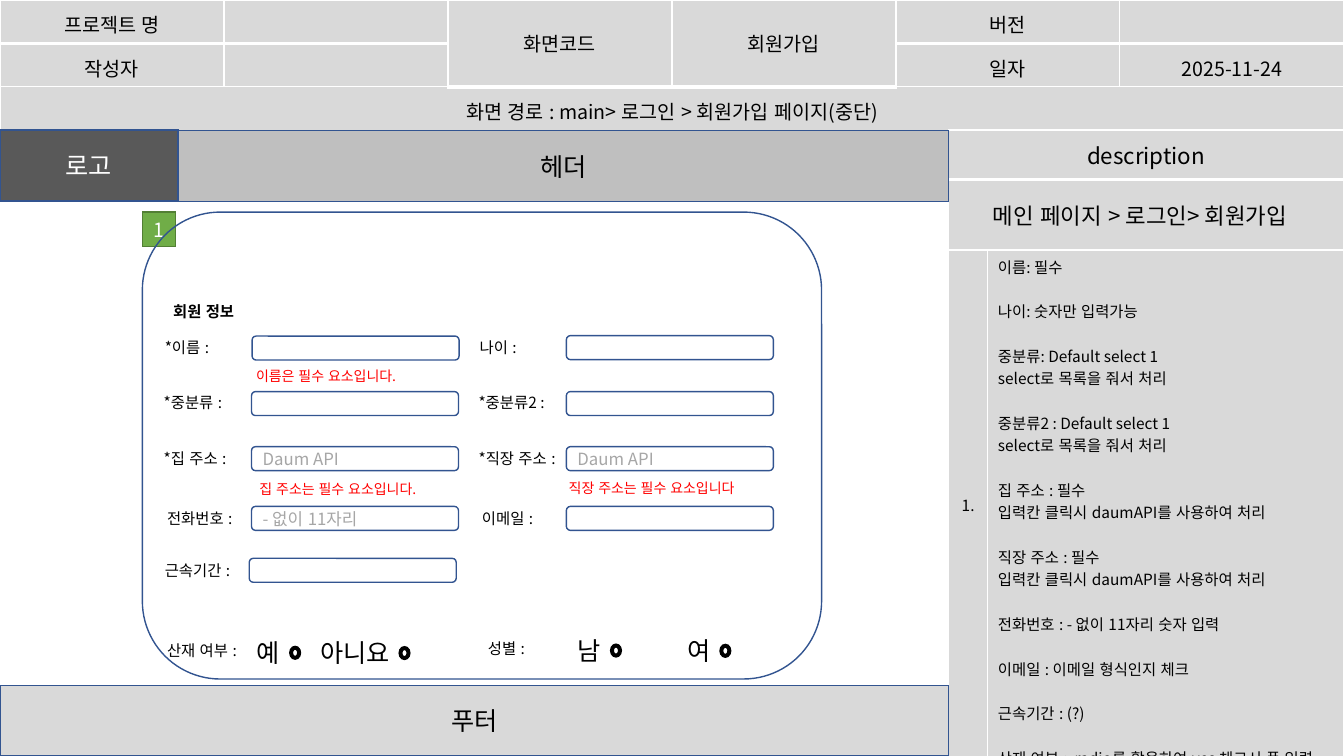
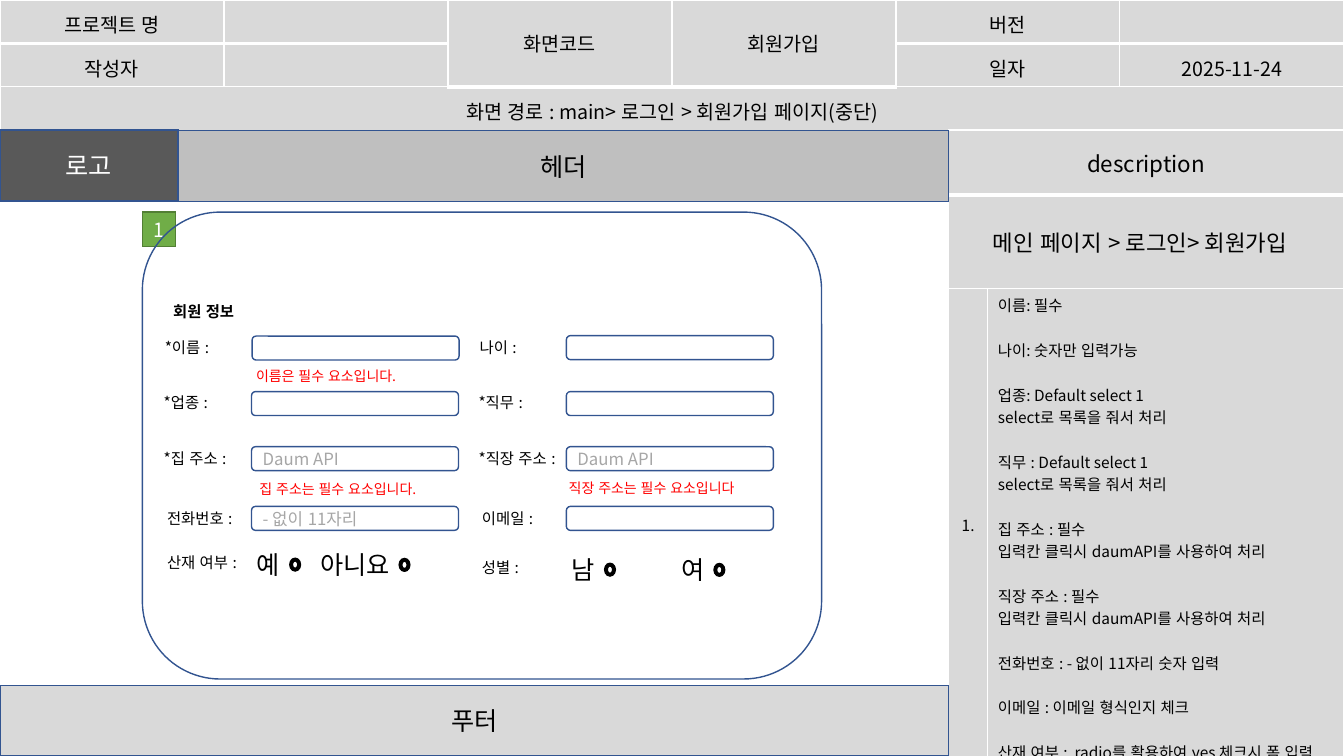
Before and after one commit to imyongchan/source, a slide deck: slide 14 of 스토리보드- 11.20/스토리보드_종합중.pptx (slide 17 before the commit). Drawn at 1344x756 pixels with LibreOffice and Linux fonts; fonts in the diff are those of the drawing. Boxes give left, top, right and bottom in pixels: in the first picture for what was removed or moved away, otherwise in the second. Text is boxed around its words. In the diff, an @@ line names an element or a change of style, - is before the commit and + after.

Commit message:
11/27 산재통계부분 수정

```diff
--- a/스토리보드- 11.20/스토리보드_종합중.pptx
+++ b/스토리보드- 11.20/스토리보드_종합중.pptx
@@ table at (x1=949, y1=130, x2=1344, y2=756) @@
-row 3, column 2: 이름: 필수 / 나이: 숫자만 입력가능 / 중분류: Default select 1 / select로 목록을 줘서 처리 / 중분류2 : Default select 1 / select로 목록을 줘서 처리 / 집 주소 : 필수 / 입력칸 클릭시 daumAPI를 사용하여 처리 / 직장 주소 : 필수 / 입력칸 클릭시 daumAPI를 사용하여 처리 / 전화번호 : - 없이 11자리 숫자 입력 / 이메일 : 이메일 형식인지 체크 / 근속기간 : (?) / 산재 여부 : radio를 활용하여 yes 체크시 폼 입력 가능하게 하기 / 성별 : radio로 남/여 체크
+row 3, column 2: 이름: 필수 / 나이: 숫자만 입력가능 / 업종: Default select 1 / select로 목록을 줘서 처리 / 직무 : Default select 1 / select로 목록을 줘서 처리 / 집 주소 : 필수 / 입력칸 클릭시 daumAPI를 사용하여 처리 / 직장 주소 : 필수 / 입력칸 클릭시 daumAPI를 사용하여 처리 / 전화번호 : - 없이 11자리 숫자 입력 / 이메일 : 이메일 형식인지 체크 / 산재 여부 : radio를 활용하여 yes 체크시 폼 입력 가능하게 하기 / 성별 : radio로 남/여 체크
@@ text at (x1=164, y1=395, x2=200, y2=409): text changed @@
-*중분류 :
+*업종 :
@@ text at (x1=479, y1=395, x2=515, y2=409): text changed @@
-*중분류2 :
+*직무 :
@@ text removed at (x1=165, y1=563, x2=222, y2=578) @@
-근속기간 :
@@ rounded rectangle removed at (x1=249, y1=559, x2=456, y2=583) @@
@@ donut moved from (x1=290, y1=646, x2=301, y2=659) to (x1=290, y1=559, x2=301, y2=572) @@
@@ 3 texts, 1 donut moved together from (x1=167, y1=641, x2=410, y2=664) to (x1=167, y1=553, x2=410, y2=576) @@
@@ 3 texts, 2 donuts moved together from (x1=488, y1=639, x2=731, y2=662) to (x1=482, y1=558, x2=725, y2=581) @@
```
Also in this commit, not shown: 10 other slides changed, 3 slides added, 20 slides removed.
